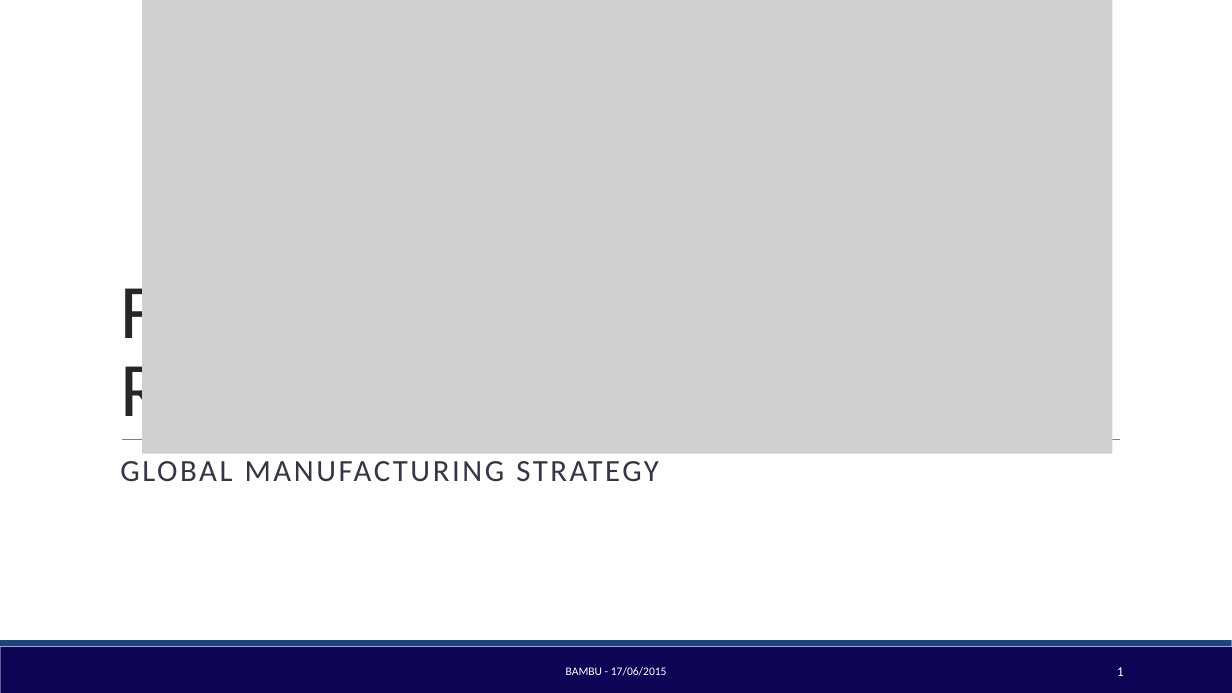
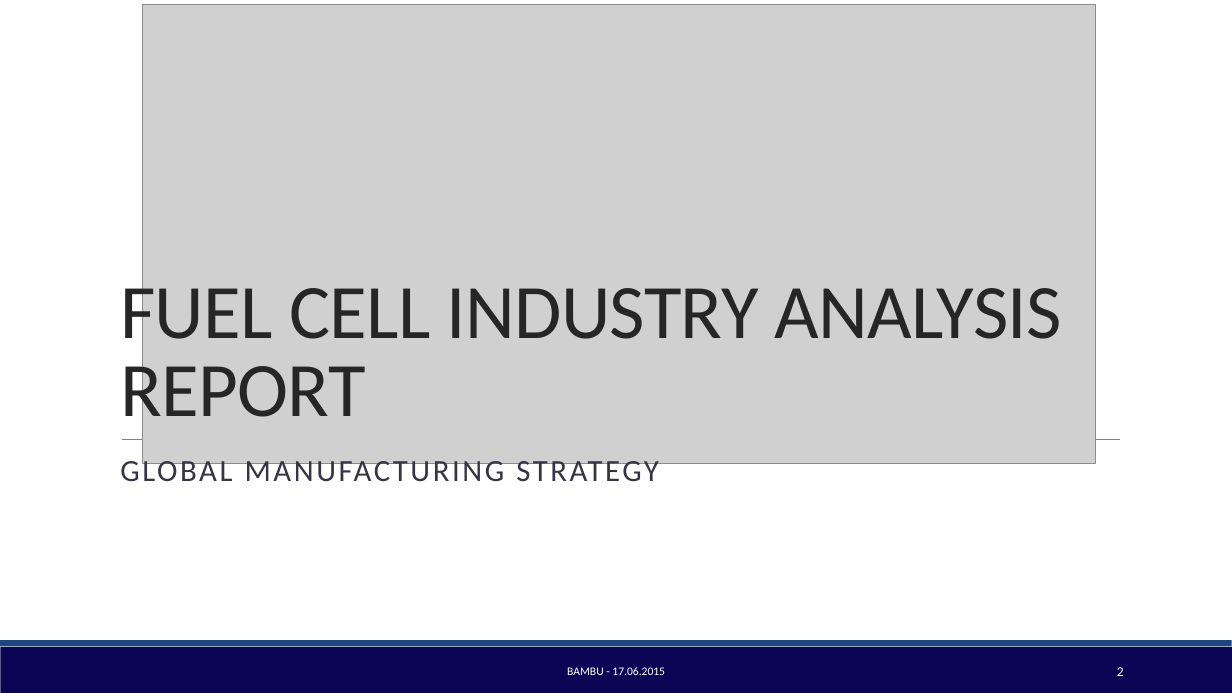
Before and after one commit to BambuGMS/Industry-Analysis-Report, a slide deck: slide 2 of Assignments/Presentations/2015.06.14_Presentation.pptx (slide 1 before the commit). Drawn at 1232x693 pixels with LibreOffice and Linux fonts; fonts in the diff are those of the drawing; grey boxes stand for pictures. Boxes give left, top, right and bottom in pixels: in the first picture for what was removed or moved away, otherwise in the second. Text is boxed around its words. In the diff, an @@ line names an element or a change of style, - is before the commit and + after.

```diff
--- a/Assignments/Presentations/2015.06.14_Presentation.pptx
+++ b/Assignments/Presentations/2015.06.14_Presentation.pptx
@@ picture resized from (x1=142, y1=0, x2=1113, y2=454) to (x1=142, y1=5, x2=1096, y2=463) @@
@@ text at (x1=567, y1=667, x2=665, y2=675): text changed @@
-BAMBU - 17/06/2015
+BAMBU - 17.06.2015
@@ page number at (x1=1117, y1=667, x2=1124, y2=676): text changed @@
-1
+2
```
Also in this commit, not shown: 6 other slides changed, 2 slides added, 1 other file.
